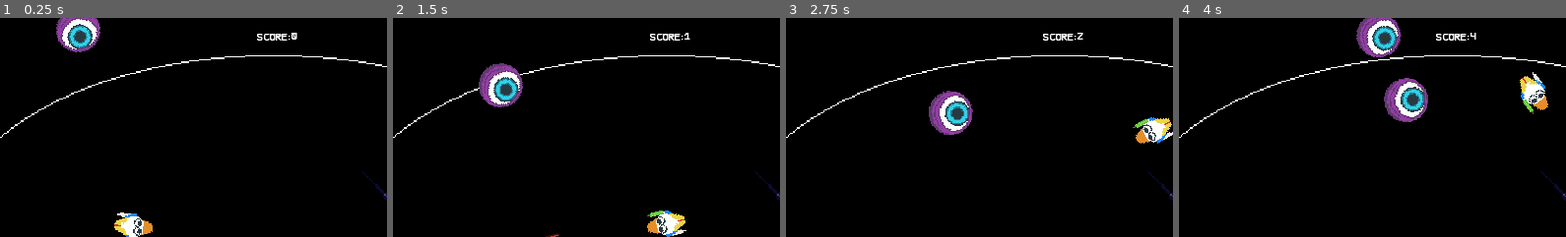
Above: before the commit, frames 1-4 (left to right).
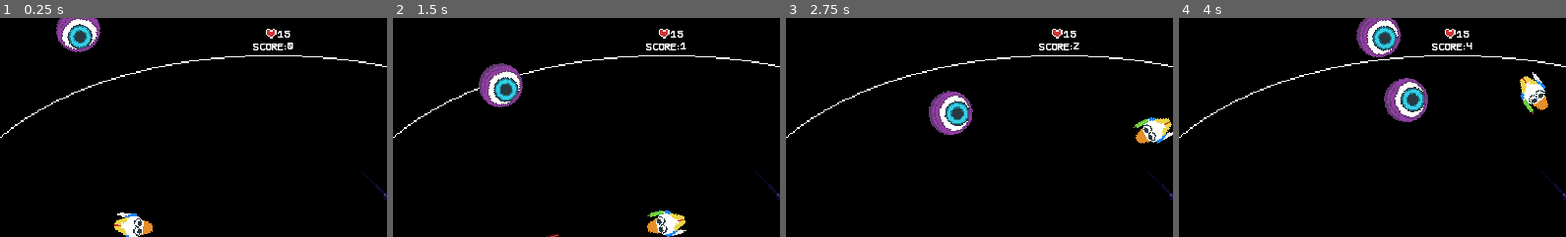
Above: after the commit, the same moments.

Repository: rocketCarlos/GalacticCrestedDuck
Game: Godot game, scene res://scenes/MainScene/main_scene.tscn
Same seed, same stepped clock (60 frames per second), same inputs: the game is played once before the commit and once after it. Before the commit the project starts from res://scenes/MockScene/mock_scene.tscn.
Inputs (mouse positions are % of the whole screen's width and height, from its top left):
- Up to frame 1 (0.25 s): no input
- Up to frame 2 (1.5 s): move the mouse to (73, 45) at 0.52 s; hold Right mouse button (Accelerate) 0.53-1.28 s; move the mouse to (30, 55) at 1.27 s; click (30, 55) at 1.35 s
- Up to frame 3 (2.75 s): move the mouse to (61, 28) at 2.02 s; hold Right mouse button (Accelerate) from 2.03 s (still down)
- Up to frame 4 (4 s): move the mouse to (46, 71) at 2.77 s; release Right mouse button (Accelerate) at 2.78 s; click (46, 71) at 2.85 s; move the mouse to (81, 66) at 3.52 s; hold Right mouse button (Accelerate) from 3.53 s (still down)
The pictures show only the part of the screen within x 15-65%, y 0-50%; the shares and areas given below are measured in that part.

The runs differ from the first frame. In frame 1, 0.6% of the frame differs, in the area x 65-77%, y 4-15%; in frame 2, 0.6%; in frame 3, 0.6%; in frame 4, 0.6%.

Commit message:
health display system

Diff:
--- a/globals/globals.gd
+++ b/globals/globals.gd
@@ -9,3 +9,5 @@
 
 # when a mob despawns, it sends this signal to add score
 signal mob_despawned
+# when the duck is hit, it sends this signal to update the health display
+signal duck_hit
--- a/project.godot
+++ b/project.godot
@@ -11,7 +11,7 @@
 [application]
 
 config/name="GalacticCrestedDuck"
-run/main_scene="res://scenes/MockScene/mock_scene.tscn"
+run/main_scene="res://scenes/MainScene/main_scene.tscn"
 config/features=PackedStringArray("4.3", "GL Compatibility")
 config/icon="res://icon.svg"
 
--- /dev/null
+++ b/scenes/HealthDisplay/health_display.gd
@@ -0,0 +1,28 @@
+extends Sprite2D
+
+'''
+Health display
+
+Node that displays the duck's health
+'''
+
+@onready var hp_label = $HP
+
+var hp: int:
+	set(value):
+		hp = value
+		hp_label.text = str(hp)
+
+# Called when the node enters the scene tree for the first time.
+func _ready() -> void:
+	hp = Globals.duck.hp
+	Globals.duck_hit.connect(_on_duck_hit)
+
+
+# Called every frame. 'delta' is the elapsed time since the previous frame.
+func _process(delta: float) -> void:
+	pass
+
+
+func _on_duck_hit() -> void:
+	hp = Globals.duck.hp
--- /dev/null
+++ b/scenes/HealthDisplay/health_display.tscn
@@ -0,0 +1,24 @@
+[gd_scene load_steps=4 format=3 uid="uid://cm76rpky6hogj"]
+
+[ext_resource type="Texture2D" uid="uid://ewhlanmbb3rl" path="res://assets/sprites/heart.png" id="1_cmee6"]
+[ext_resource type="FontFile" uid="uid://cc7l58qxrrgtu" path="res://assets/WenderFont1.ttf" id="2_gpd0t"]
+[ext_resource type="Script" path="res://scenes/HealthDisplay/health_display.gd" id="2_ynpwl"]
+
+[node name="HealthDisplay" type="Sprite2D"]
+texture_filter = 3
+texture = ExtResource("1_cmee6")
+script = ExtResource("2_ynpwl")
+
+[node name="HP" type="Label" parent="."]
+anchors_preset = 4
+anchor_top = 0.5
+anchor_bottom = 0.5
+offset_left = 10.0
+offset_top = -12.0
+offset_right = 19.0
+grow_vertical = 2
+size_flags_horizontal = 6
+size_flags_vertical = 6
+theme_override_colors/font_color = Color(1, 1, 1, 1)
+theme_override_colors/font_shadow_color = Color(0, 0, 0, 1)
+theme_override_fonts/font = ExtResource("2_gpd0t")
--- /dev/null
+++ b/scenes/MainScene/main_scene.tscn
@@ -0,0 +1,26 @@
+[gd_scene load_steps=6 format=3 uid="uid://dtfbumnqm18yh"]
+
+[ext_resource type="PackedScene" uid="uid://cjs3oukixs1hn" path="res://scenes/scenario/scenario.tscn" id="1_fqy12"]
+[ext_resource type="PackedScene" uid="uid://dduc3sc1hbdp4" path="res://scenes/duck/duck.tscn" id="2_n6hag"]
+[ext_resource type="PackedScene" uid="uid://cjm3pe5p8b151" path="res://scenes/SpawnSystem/spawn_system.tscn" id="3_cfgy0"]
+[ext_resource type="PackedScene" uid="uid://cipf5vwhssaye" path="res://scenes/ScoreManager/score_manager.tscn" id="4_id13b"]
+[ext_resource type="PackedScene" uid="uid://cm76rpky6hogj" path="res://scenes/HealthDisplay/health_display.tscn" id="5_wpstl"]
+
+[node name="MainScene" type="Node"]
+
+[node name="Scenario" parent="." instance=ExtResource("1_fqy12")]
+z_index = -5
+
+[node name="Duck" parent="." instance=ExtResource("2_n6hag")]
+position = Vector2(371, 307)
+
+[node name="SpawnSystem" parent="." instance=ExtResource("3_cfgy0")]
+
+[node name="ScoreManager" parent="." instance=ExtResource("4_id13b")]
+offset_left = -30.0
+offset_top = -288.0
+offset_right = 18.0
+offset_bottom = -275.0
+
+[node name="HealthDisplay" parent="." instance=ExtResource("5_wpstl")]
+position = Vector2(572, 22)
--- a/scenes/MockScene/mock_scene.tscn
+++ /dev/null
@@ -1,20 +0,0 @@
-[gd_scene load_steps=5 format=3 uid="uid://dtfbumnqm18yh"]
-
-[ext_resource type="PackedScene" uid="uid://dduc3sc1hbdp4" path="res://scenes/duck/duck.tscn" id="2_1iq26"]
-[ext_resource type="PackedScene" uid="uid://cjs3oukixs1hn" path="res://scenes/scenario/scenario.tscn" id="3_7kwmj"]
-[ext_resource type="PackedScene" uid="uid://cipf5vwhssaye" path="res://scenes/ScoreManager/score_manager.tscn" id="4_7oxp2"]
-[ext_resource type="PackedScene" uid="uid://cjm3pe5p8b151" path="res://scenes/SpawnSystem/spawn_system.tscn" id="4_qi5o5"]
-
-[node name="MockScene" type="Node"]
-
-[node name="Scenario" parent="." instance=ExtResource("3_7kwmj")]
-z_index = -5
-
-[node name="Duck" parent="." instance=ExtResource("2_1iq26")]
-position = Vector2(371, 307)
-
-[node name="SpawnSystem" parent="." instance=ExtResource("4_qi5o5")]
-
-[node name="ScoreManager" parent="." instance=ExtResource("4_7oxp2")]
-offset_top = -302.15
-offset_bottom = -289.15
--- a/scenes/duck/duck.gd
+++ b/scenes/duck/duck.gd
@@ -37,14 +37,19 @@
 var fire_rate = 140 # in milliseconds
 
 var hp = 15
+
+# ensures that the duck is hit only once per frame
+var already_hit: bool
 #endregion
 
 #region ready and process
 func _ready() -> void:
 	velocity = Vector2(0, 0)
 	Globals.duck = self
+	already_hit = false
 
 func _physics_process(delta: float) -> void:
+	already_hit = false
 	match current_state:
 		STATE.DEAD:
 			# if dead, do nothing
@@ -99,15 +104,18 @@
 
 #region signal functions
 func _on_damage_area_area_entered(area: Area2D) -> void:
-	hp -= 1
-	if hp <= 0:
-		current_state = STATE.DEAD
-	else:
-		# when hit, start the immunity time
-		current_state = STATE.HIT
-		hit_timer.start()
+	if not already_hit:
+		hp -= 1
+		Globals.duck_hit.emit()
+		already_hit = true
+		if hp <= 0:
+			current_state = STATE.DEAD
+		else:
+			# when hit, start the immunity time
+			current_state = STATE.HIT
+			hit_timer.start()
 
-	damage_hitbox.set_deferred(&"disabled", true)
+		damage_hitbox.set_deferred(&"disabled", true)
 
 
 
Binary file added: assets/aseprite_files/Sprite-0001.ase
Binary file added: assets/sprites/heart.png
Not shown, added: assets/sprites/heart.png.import
